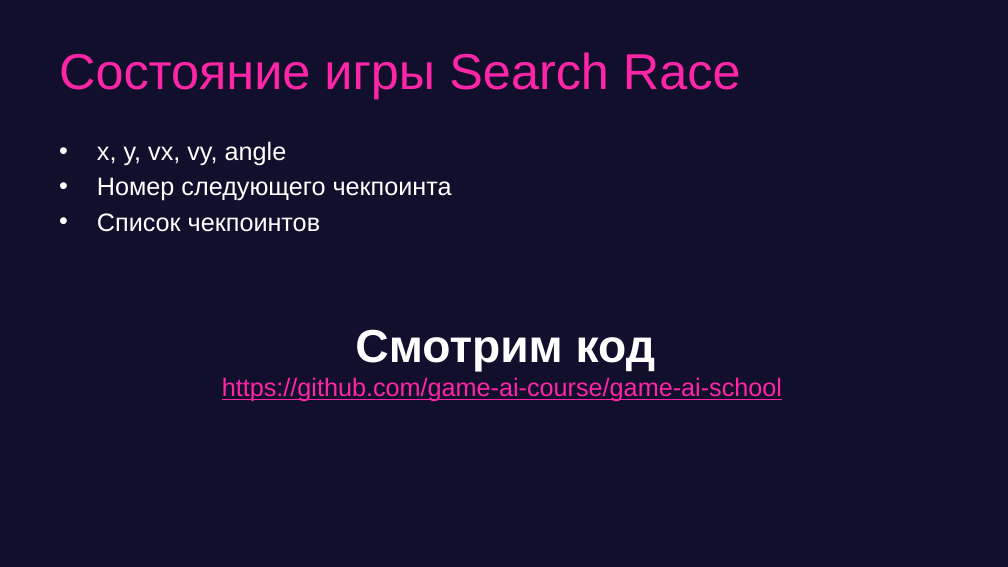
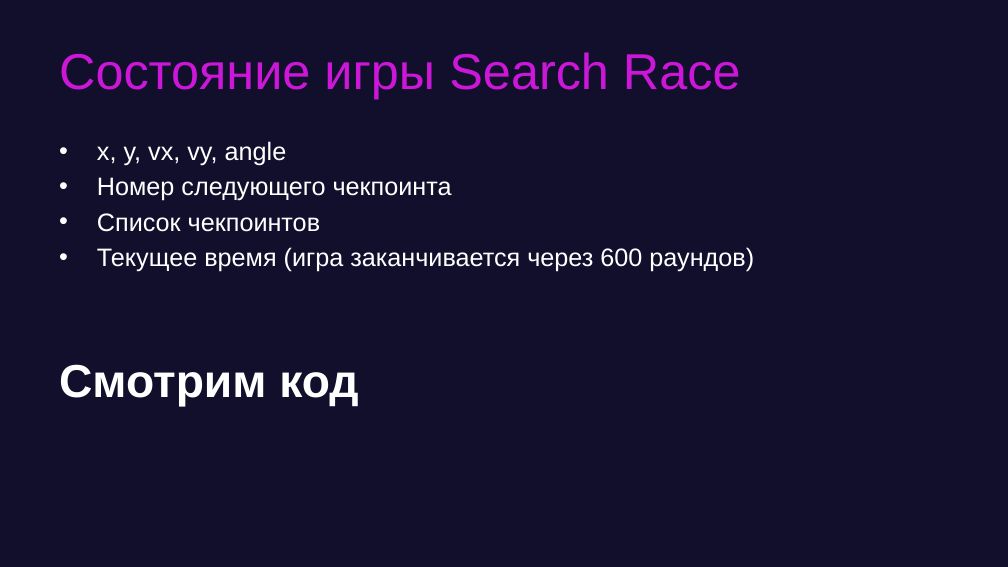
Before and after one commit to game-ai-course/game-ai-school, a slide deck: slide 20 of day1-montecarlo.pptx (slide 15 before the commit). Drawn at 1008x567 pixels with LibreOffice and Linux fonts; fonts in the diff are those of the drawing. Boxes give left, top, right and bottom in pixels: in the first picture for what was removed or moved away, otherwise in the second. Text is boxed around its words. In the diff, an @@ line names an element or a change of style, - is before the commit and + after.

```diff
--- a/day1-montecarlo.pptx
+++ b/day1-montecarlo.pptx
@@ title "Состояние игры Search Race" at (59,52,741,99): text colour #FE25A7 to #CC17D8 @@
@@ text at (59,247,754,407): text changed; text colour #FE25A7 to #FFFFFF @@
-Смотрим код
-https://github.com/game-ai-course/game-ai-school
+• Текущее время (игра заканчивается через 600 раундов)
+Смотрим код
```
Also in this commit, not shown: 15 other slides changed, 12 slides added, 10 slides removed, 13 other files.
